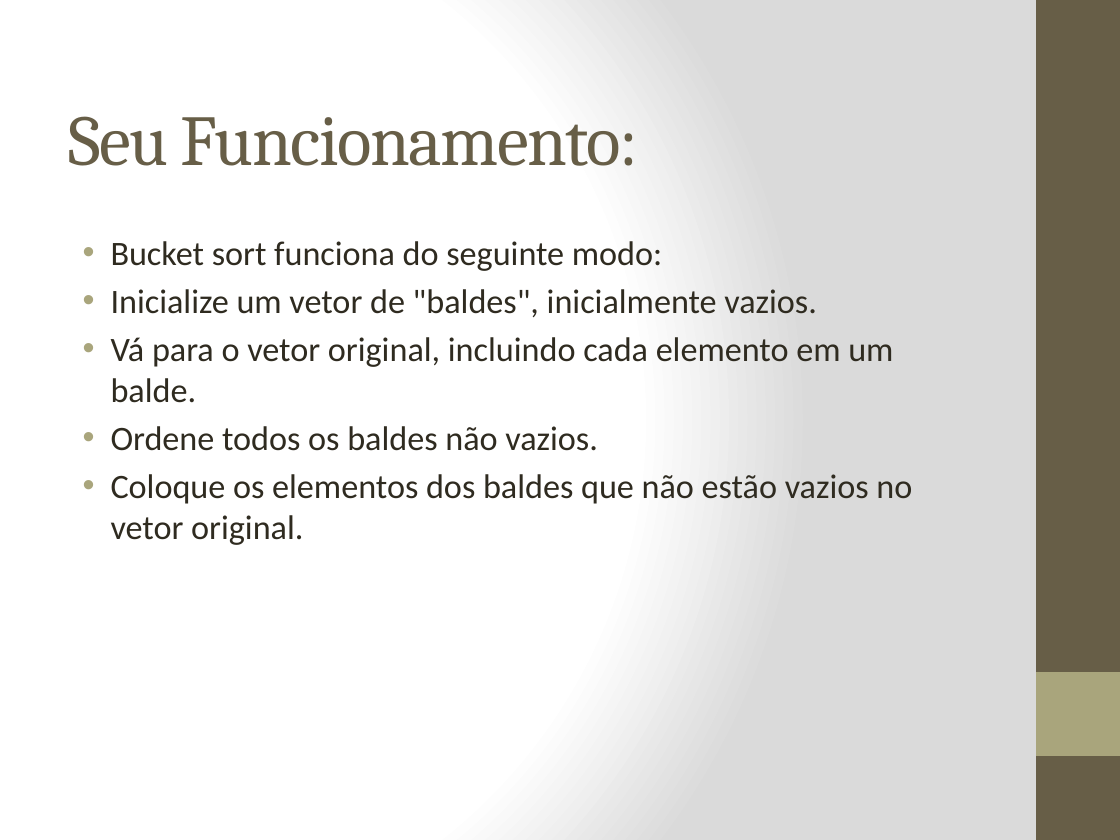
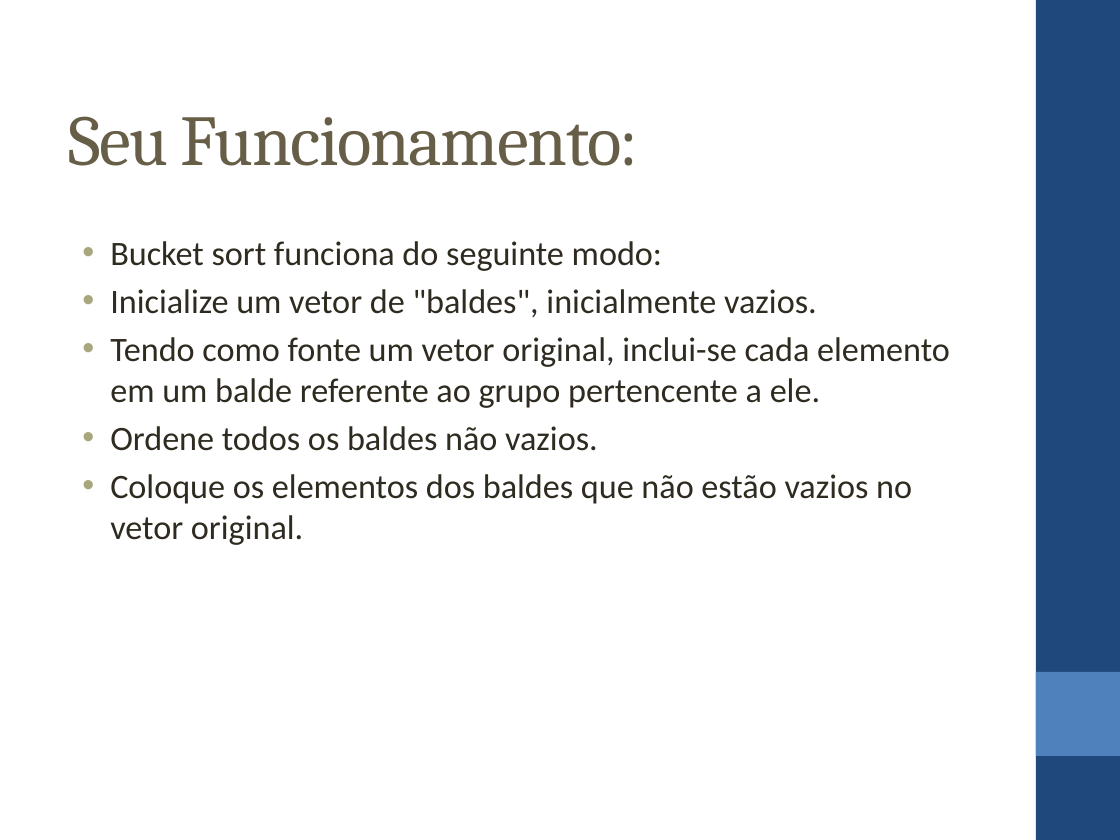
Before and after one commit to sisunigit/EDBucketSort, a slide deck: slide 3 of Documentos/Estrutura de Dados Trabalho.pptx. Drawn at 1120x840 pixels with LibreOffice and Linux fonts; fonts in the diff are those of the drawing. Boxes give left, top, right and bottom in pixels: in the first picture for what was removed or moved away, otherwise in the second. Text is boxed around its words. In the diff, an @@ line names an element or a change of style, - is before the commit and + after.

```diff
--- a/Documentos/Estrutura de Dados Trabalho.pptx
+++ b/Documentos/Estrutura de Dados Trabalho.pptx
@@ background gradient #FFFFFF to #DADADA to #FFFFFF @@
@@ rectangle at [1036, 0, 1120, 840]: fill #675E47 to #1F497D @@
@@ text at [110, 337, 950, 408]: text changed @@
-• Vá para o vetor original, incluindo cada elemento em um balde.
+• Tendo como fonte um vetor original, inclui-se cada elemento em um balde referente ao grupo pertencente a ele.
@@ rectangle at [1036, 672, 1120, 756]: fill #A9A57C to #4F81BD @@
```
Also in this commit, not shown: 7 other slides changed, 2 slides added, 5 other files.
